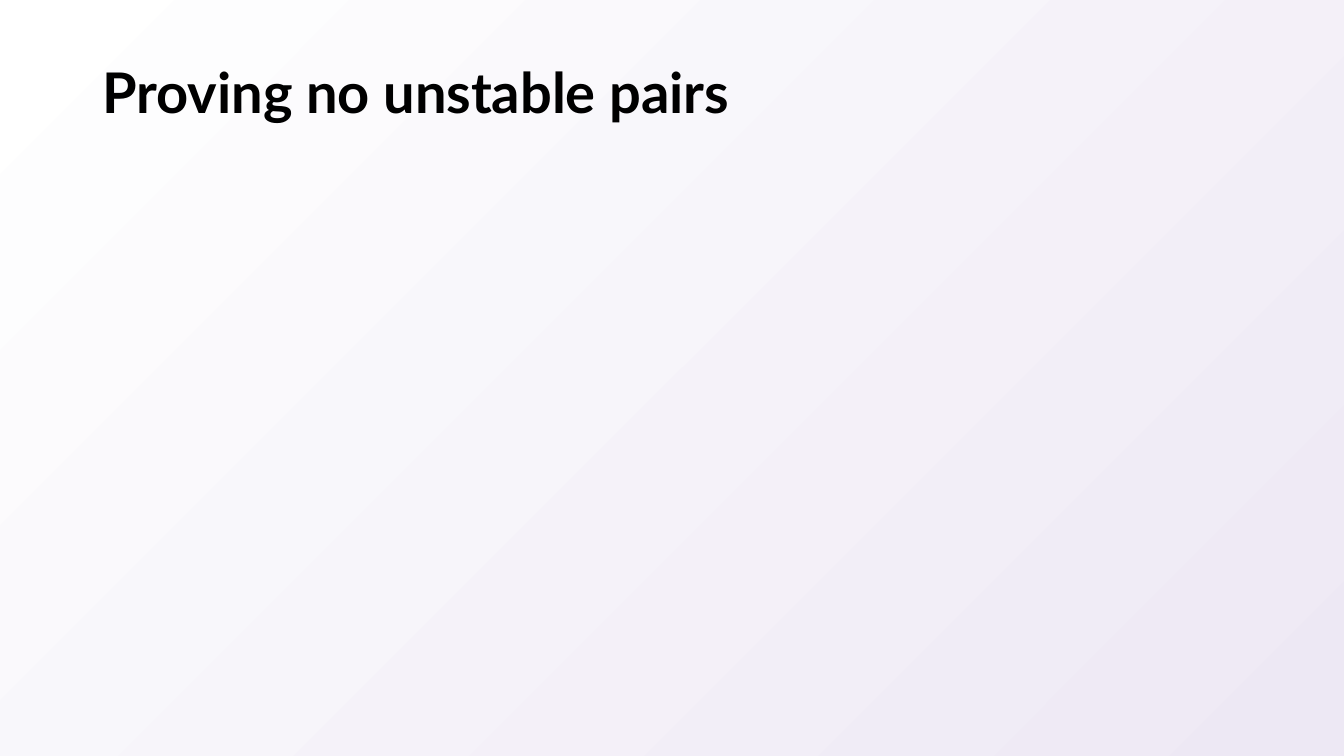
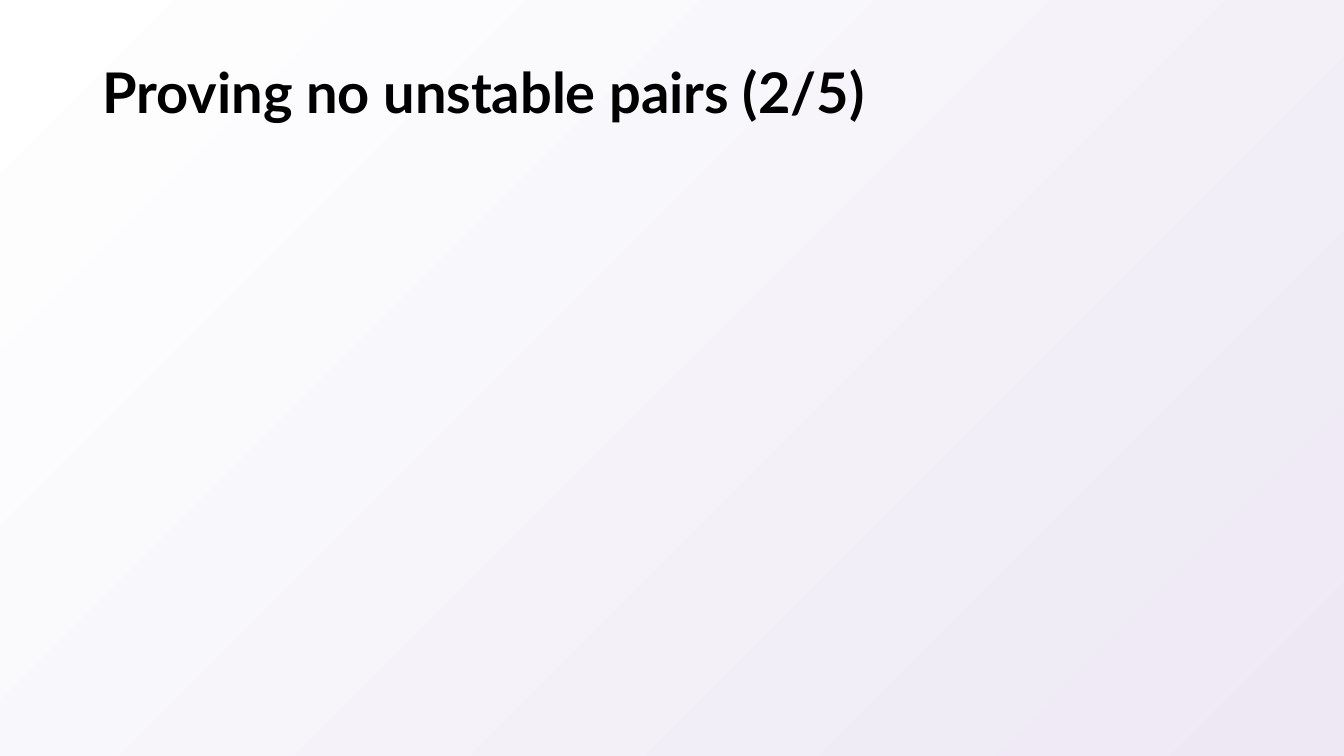
Before and after one commit to natebrunelle/cse417, a slide deck: slide 27 of markdown/files/slides/04.pptx. Drawn at 1344x756 pixels with LibreOffice and Linux fonts; fonts in the diff are those of the drawing; grey boxes stand for pictures. Boxes give left, top, right and bottom in pixels: in the first picture for what was removed or moved away, otherwise in the second. Text is boxed around its words. In the diff, an @@ line names an element or a change of style, - is before the commit and + after.

```diff
--- a/markdown/files/slides/04.pptx
+++ b/markdown/files/slides/04.pptx
@@ title at bbox=[102, 69, 865, 123]: text changed @@
-Proving no unstable pairs
+Proving no unstable pairs (2/5)
```
Also in this commit, not shown: 35 other slides changed, 1 slide added, 4 other files.
